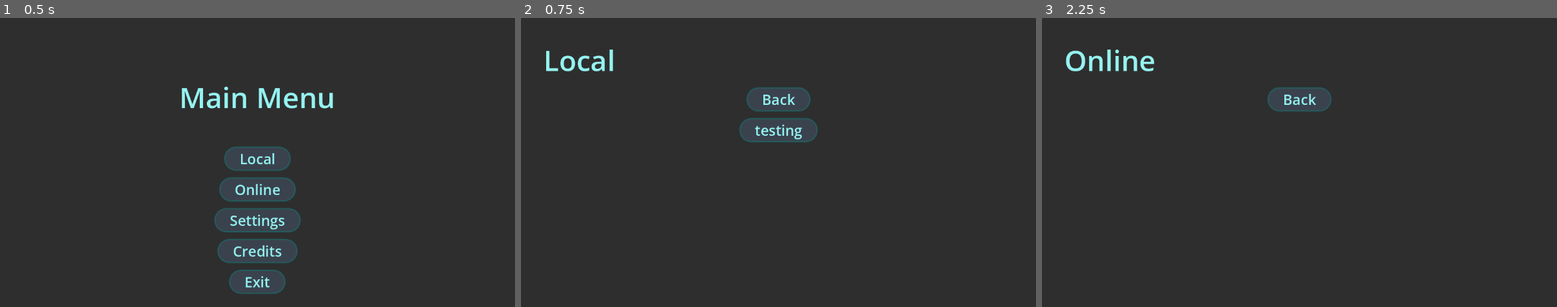
Above: before the commit, frames 1-3 (left to right).
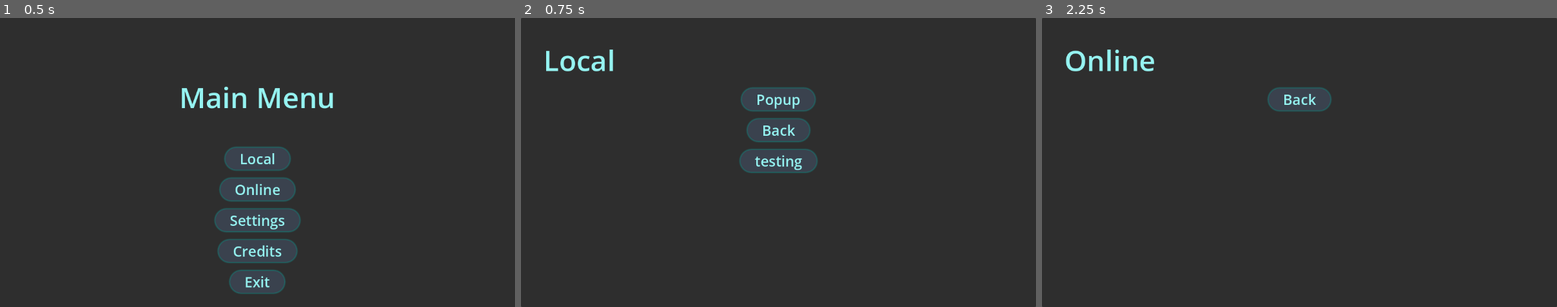
Above: after the commit, the same moments.

Repository: CarterBaxter/Company-Game
Game: Godot game, scene res://Scenes/Main Scenes/Menu scenes/main_menu.tscn
The game is run twice, just before and just after one commit, with the same random seed, the same clock (stepped at 60 frames per second) and the same inputs. Sound files missing from this copy of the repository are replaced by a short silence.
Inputs:
- Up to frame 1 (0.5 s): no input
- Up to frame 2 (0.75 s): click "Local" at 0.5 s
- Up to frame 3 (2.25 s): click "Back" at 1.25 s; click "Online" at 2 s

Frame 1 is identical in both runs. In frame 2, 2.0% of the frame differs, in the area x 42-58%, y 24-54%; in frame 3, nothing differs.

Commit message:
minor edits

Diff:
--- /dev/null
+++ b/Scenes/Main Scenes/Menu scenes/hi.tscn
@@ -0,0 +1,9 @@
+[gd_scene format=3 uid="uid://d05v2j64ys22h"]
+
+[node name="Hi" type="Control"]
+layout_mode = 3
+anchors_preset = 15
+anchor_right = 1.0
+anchor_bottom = 1.0
+grow_horizontal = 2
+grow_vertical = 2
--- a/Scenes/Main Scenes/Menu scenes/local.tscn
+++ b/Scenes/Main Scenes/Menu scenes/local.tscn
@@ -1,7 +1,9 @@
-[gd_scene load_steps=3 format=3 uid="uid://vsrg8q2pgpd8"]
+[gd_scene load_steps=5 format=3 uid="uid://vsrg8q2pgpd8"]
 
 [ext_resource type="Theme" uid="uid://b6ekpsvf6ykjw" path="res://Themes/base_theme.tres" id="1_6yp34"]
 [ext_resource type="Script" uid="uid://dxq0nx2cxivf2" path="res://Scripts/buttons.gd" id="2_40svy"]
+[ext_resource type="Script" uid="uid://b76oohj88p22o" path="res://Scripts/character_select.gd" id="3_40svy"]
+[ext_resource type="PackedScene" uid="uid://da56rijbwj328" path="res://Scenes/Main Scenes/Menu scenes/selection_popup.tscn" id="3_h3q62"]
 
 [node name="Local" type="Control"]
 layout_mode = 3
@@ -31,6 +33,12 @@
 layout_mode = 2
 text = "Local"
 
+[node name="Button2" type="Button" parent="PanelContainer/MarginContainer/VBoxContainer"]
+layout_mode = 2
+size_flags_horizontal = 4
+text = "Popup"
+script = ExtResource("3_40svy")
+
 [node name="Button" type="Button" parent="PanelContainer/MarginContainer/VBoxContainer"]
 layout_mode = 2
 size_flags_horizontal = 4
@@ -43,6 +51,14 @@
 text = "testing
 "
 
+[node name="SelectionPopup" parent="." instance=ExtResource("3_h3q62")]
+visible = false
+layout_mode = 1
+offset_left = 2.0
+offset_top = -66.0
+offset_bottom = 93.0
+
+[connection signal="pressed" from="PanelContainer/MarginContainer/VBoxContainer/Button2" to="." method="popup"]
 [connection signal="focus_entered" from="PanelContainer/MarginContainer/VBoxContainer/Button" to="." method="on_click"]
 [connection signal="mouse_entered" from="PanelContainer/MarginContainer/VBoxContainer/Button" to="." method="on_hover"]
 [connection signal="pressed" from="PanelContainer/MarginContainer/VBoxContainer/Button" to="." method="send_to_main_menu"]
--- a/Scenes/Main Scenes/Menu scenes/main_menu.tscn
+++ b/Scenes/Main Scenes/Menu scenes/main_menu.tscn
@@ -1,7 +1,8 @@
-[gd_scene load_steps=4 format=3 uid="uid://cp46asy6v5n8j"]
+[gd_scene load_steps=5 format=3 uid="uid://cp46asy6v5n8j"]
 
 [ext_resource type="Theme" uid="uid://b6ekpsvf6ykjw" path="res://Themes/base_theme.tres" id="1_3fejt"]
 [ext_resource type="Script" uid="uid://dxq0nx2cxivf2" path="res://Scripts/buttons.gd" id="2_rb8gi"]
+[ext_resource type="AudioStream" uid="uid://b8dteku2c0uus" path="res://Assets/Sounds/Background/Main Music.mp3" id="3_rb8gi"]
 
 [sub_resource type="StyleBoxTexture" id="StyleBoxTexture_8fadq"]
 texture_margin_top = 150.0
@@ -71,6 +72,11 @@
 size_flags_horizontal = 4
 text = "Exit"
 
+[node name="AudioStreamPlayer2D" type="AudioStreamPlayer2D" parent="."]
+stream = ExtResource("3_rb8gi")
+volume_db = -20.0
+autoplay = true
+
 [connection signal="button_down" from="PanelContainer/Margins/Seperator/ButtonMargins/ButtonsContainer/LocalButton" to="." method="on_click"]
 [connection signal="mouse_entered" from="PanelContainer/Margins/Seperator/ButtonMargins/ButtonsContainer/LocalButton" to="." method="on_hover"]
 [connection signal="pressed" from="PanelContainer/Margins/Seperator/ButtonMargins/ButtonsContainer/LocalButton" to="." method="send_to_local"]
--- /dev/null
+++ b/Scenes/Main Scenes/Menu scenes/selection_popup.tscn
@@ -0,0 +1,17 @@
+[gd_scene format=3 uid="uid://da56rijbwj328"]
+
+[node name="SelectionPopup" type="Control"]
+layout_mode = 3
+anchors_preset = 15
+anchor_right = 1.0
+anchor_bottom = 1.0
+grow_horizontal = 2
+grow_vertical = 2
+
+[node name="Button" type="Button" parent="."]
+layout_mode = 0
+offset_left = 160.0
+offset_top = 308.0
+offset_right = 222.0
+offset_bottom = 339.0
+text = "testing"
--- a/Scripts/buttons.gd
+++ b/Scripts/buttons.gd
@@ -31,3 +31,11 @@
 
 func on_back():
 	AudioManager.create_audio(Enums.SOUND_EFFECTS.OPTION_DESELECT)
+
+
+
+var scene = load("res://Scenes/Main Scenes/Menu scenes/selection_popup.tscn")
+
+func popup():
+	var scene2 = scene.instance()
+	add_child(scene2)
--- /dev/null
+++ b/Scripts/character_select.gd
@@ -0,0 +1,7 @@
+extends Control
+
+var scene = load("res://Scenes/Main Scenes/Menu scenes/selection_popup.tscn")
+
+func popup() -> void:
+	var scene2 = scene.instance()
+	add_child(scene2)
Not shown, added: Assets/Sounds/Background/Main Music.mp3.import
Not shown, added: Scripts/character_select.gd.uid
Not shown, added: Assets/Sounds/Background/Main Music.mp3
